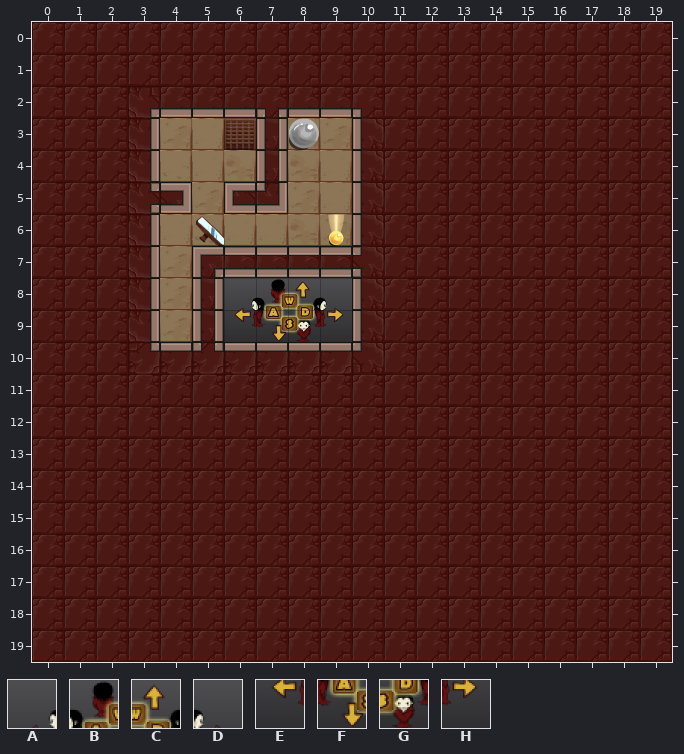
Level history. Tiled map: assets/levels/newgrounds_release/t1.tmx. Above, as it was before the edit.
Cells are 128x128 px. Shown: x 0..19, y 0..19.
Key: from "tutorialImages": A 8, B 9, C 10, D 11, E 12, F 13, G 14, H 15.
_ is an empty cell.
Layers that did not change in this view are not listed.
Layer "Tutorial Images" before, first column x 0:
 0 ____________________
 1 ____________________
 2 ____________________
 3 ____________________
 4 ____________________
 5 ____________________
 6 ____________________
 7 ____________________
 8 ______ABCD__________
 9 ______EFGH__________
10 ____________________
11 ____________________
12 ____________________
13 ____________________
14 ____________________
15 ____________________
16 ____________________
17 ____________________
18 ____________________
19 ____________________
After:
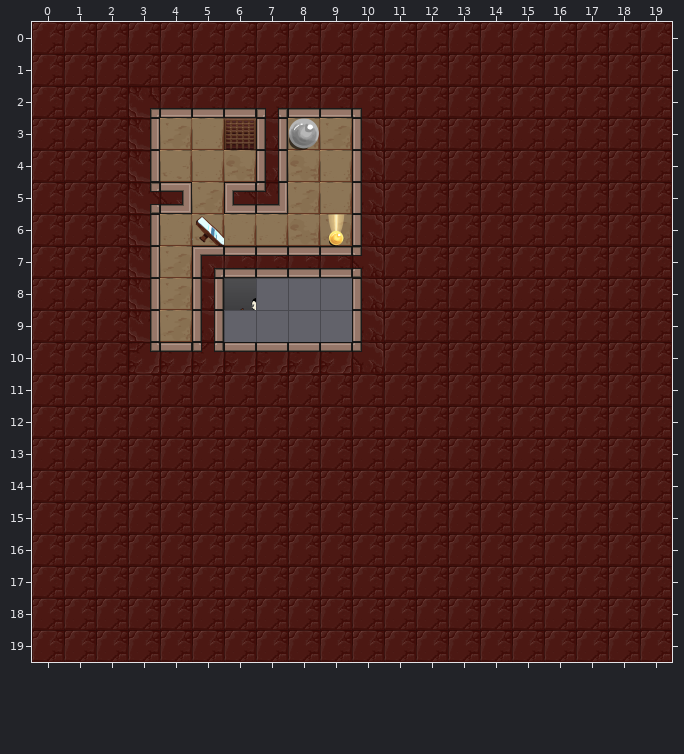
See-through tiles are keyed as they look on the map.
The exact change:
Changed rows in their new state; . is an unchanged cell.
Layer "Tutorial Images" (removed):
first column x 6:
 8 .___
 9 ____
Pixel boxes of the changes (left, top, right, bottom) in both pictures:
removed: (224, 278, 352, 342)
